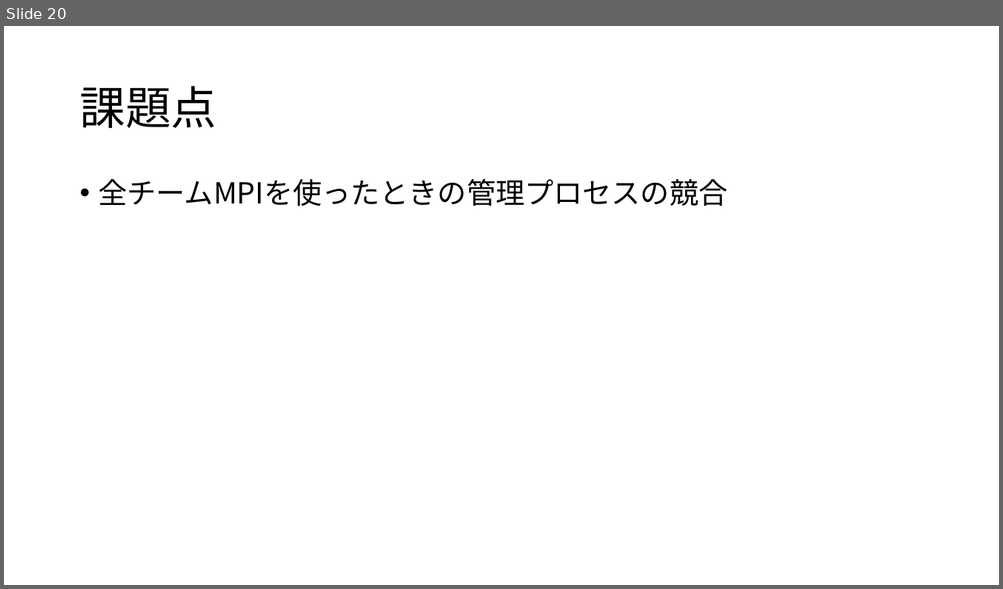
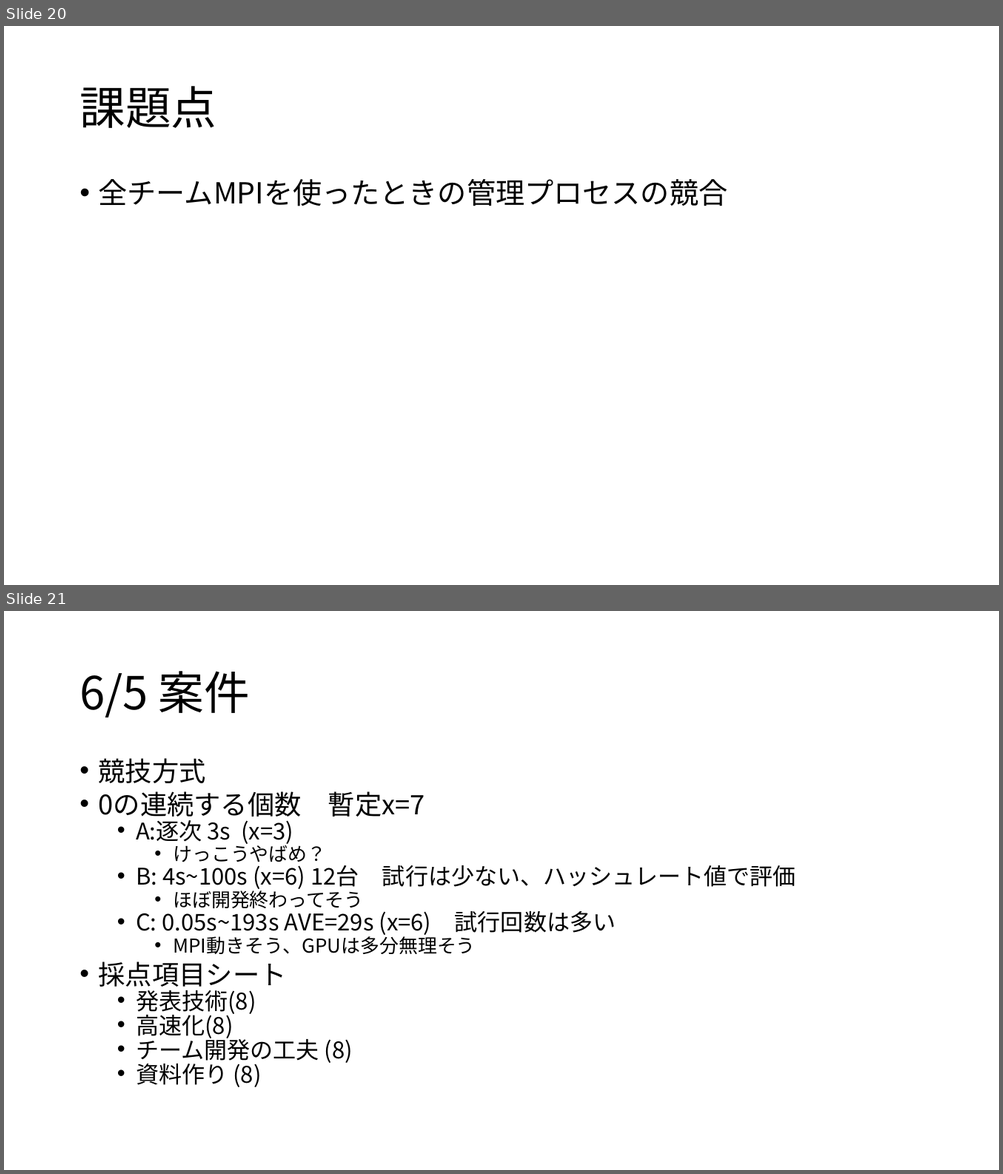
Before and after one commit to shige123/deathmarch2018, a slide deck: DEATH-March2018_MTG.pptx. Shown one above the other, each under a label of ours: slide 20 before the commit, slides 20 and 21 after it. The pictures are 1003x589 and 1003x1174 pixels, drawn with LibreOffice and Linux fonts; fonts in the diff are those of the drawing. Boxes give left, top, right and bottom in pixels: in the first picture for what was removed or moved away, otherwise in the second. Text is boxed around its words. In the diff, an @@ line names an element or a change of style, - is before the commit and + after.

```diff
--- a/DEATH-March2018_MTG.pptx
+++ b/DEATH-March2018_MTG.pptx
@@ slide 21 added at [4,611,999,1170], background #FFFFFF @@
@@ title added at [79,671,250,718], 44 pt, text #000000 @@
+6/5 案件
@@ text added at [99,758,796,1088], 22.2 pt, text #000000 @@
+• 競技方式
+• 0の連続する個数 暫定x=7
+  • A:逐次 3s (x=3)
+    • けっこうやばめ？
+  • B: 4s~100s (x=6) 12台 試行は少ない、ハッシュレート値で評価
+    • ほぼ開発終わってそう
+  • C: 0.05s~193s AVE=29s (x=6) 試行回数は多い
+    • MPI動きそう、GPUは多分無理そう
+• 採点項目シート
+  • 発表技術(8)
+  • 高速化(8)
+  • チーム開発の工夫 (8)
+  • 資料作り (8)
```
Also in this commit, not shown: 2 other slides added.
